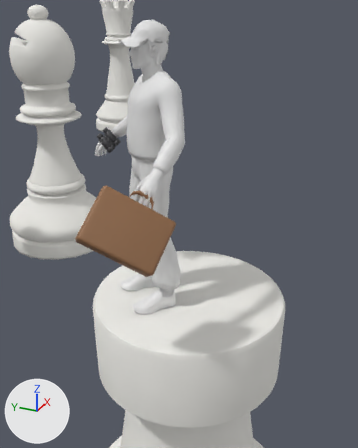
A saved change to the glTF model public/models/chess_scene.glb.
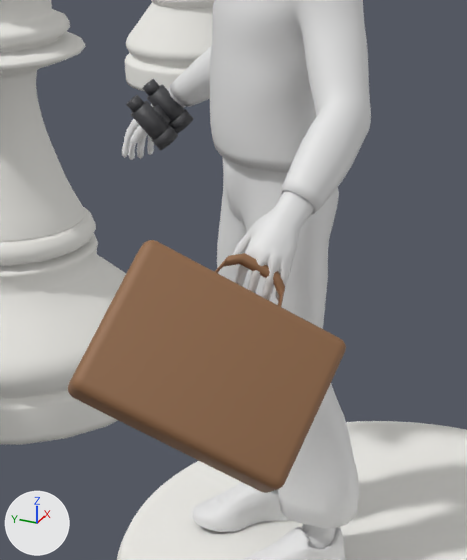
Old and new are each drawn from a camera (50 mm lens) standing at (-2.732, -1.154, 4.286) and looking at (0.066, 0.105, 2.887) and again close up on the part from 14% to 61% of the width and 22% to 67% of the height. Arrows for +X, +Y and +Z are at lower left; the lights stay in place. The first two pictures are the older version. Where no turn or scale is listed for an object, it has been applied to the vertices.

The first close-up shows 'Explorer_Body', 'Piece_Bishop_Big', 'Piece_Center', 'Piece_Queen_FarR', 'Prop_Binoculars', 'Prop_Briefcase'.
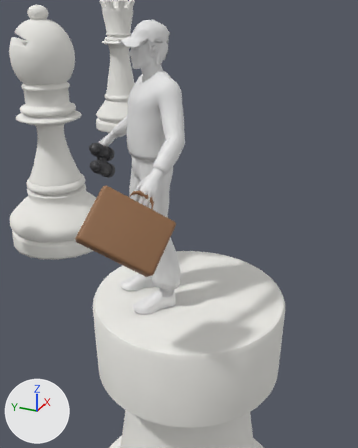
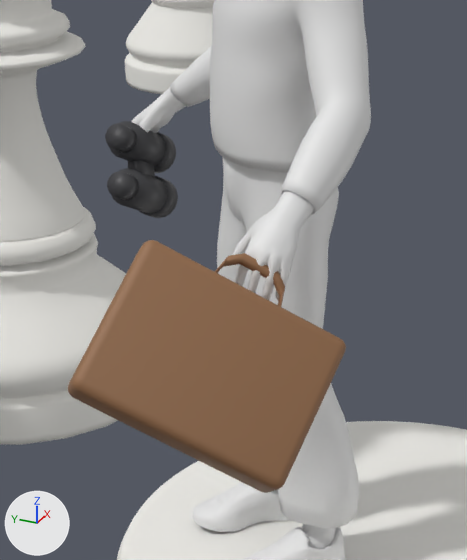
Where the change shows, as pixel boxes [x1, y1, x2, y2] in the close-ups (467 x 560 px):
'Prop_Binoculars', moved, turned, rescaled: before [126, 79, 193, 150]; after [105, 121, 178, 218]

Diff of the bpy script that builds the scene:
```diff
--- a/public/models/chess_scene.glb.py
+++ b/public/models/chess_scene.glb.py
@@ ob_prop_binoculars @@
 ob_prop_binoculars = bpy.data.objects.new('Prop_Binoculars', me_prop_binoculars_mesh)
-ob_prop_binoculars.location = (0.057, 0.617, 3.411)
-ob_prop_binoculars.rotation_euler = (-2.097, -0.422, -0.161)  # degrees (-120, -24, -9.2)
+ob_prop_binoculars.location = (0.041, 0.671, 3.273)
+ob_prop_binoculars.rotation_euler = (-1.932, -1.09, 0.521)  # degrees (-111, -62, 30)
+ob_prop_binoculars.scale = (1.75, 1.75, 1.75)
```
